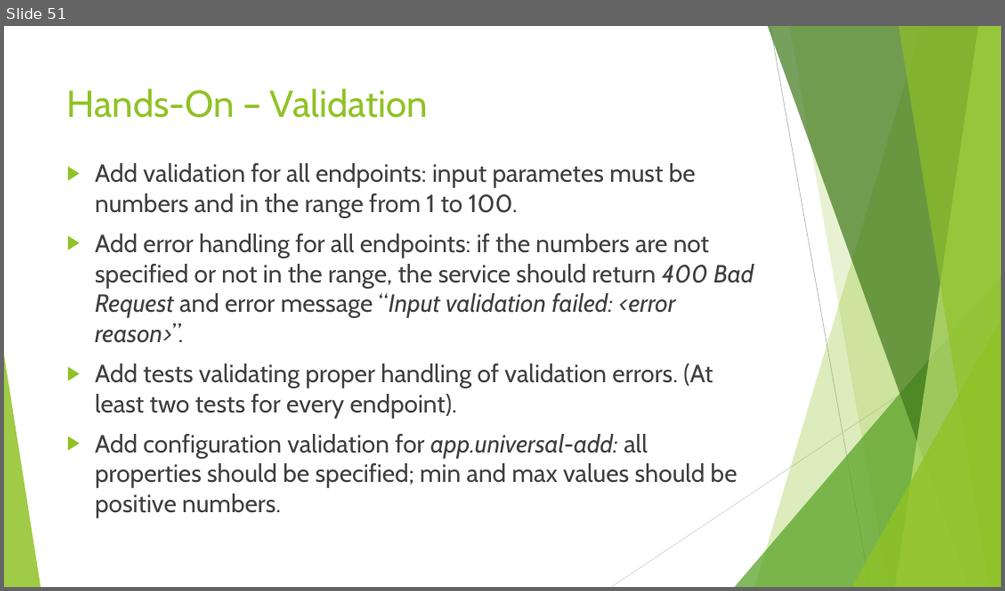
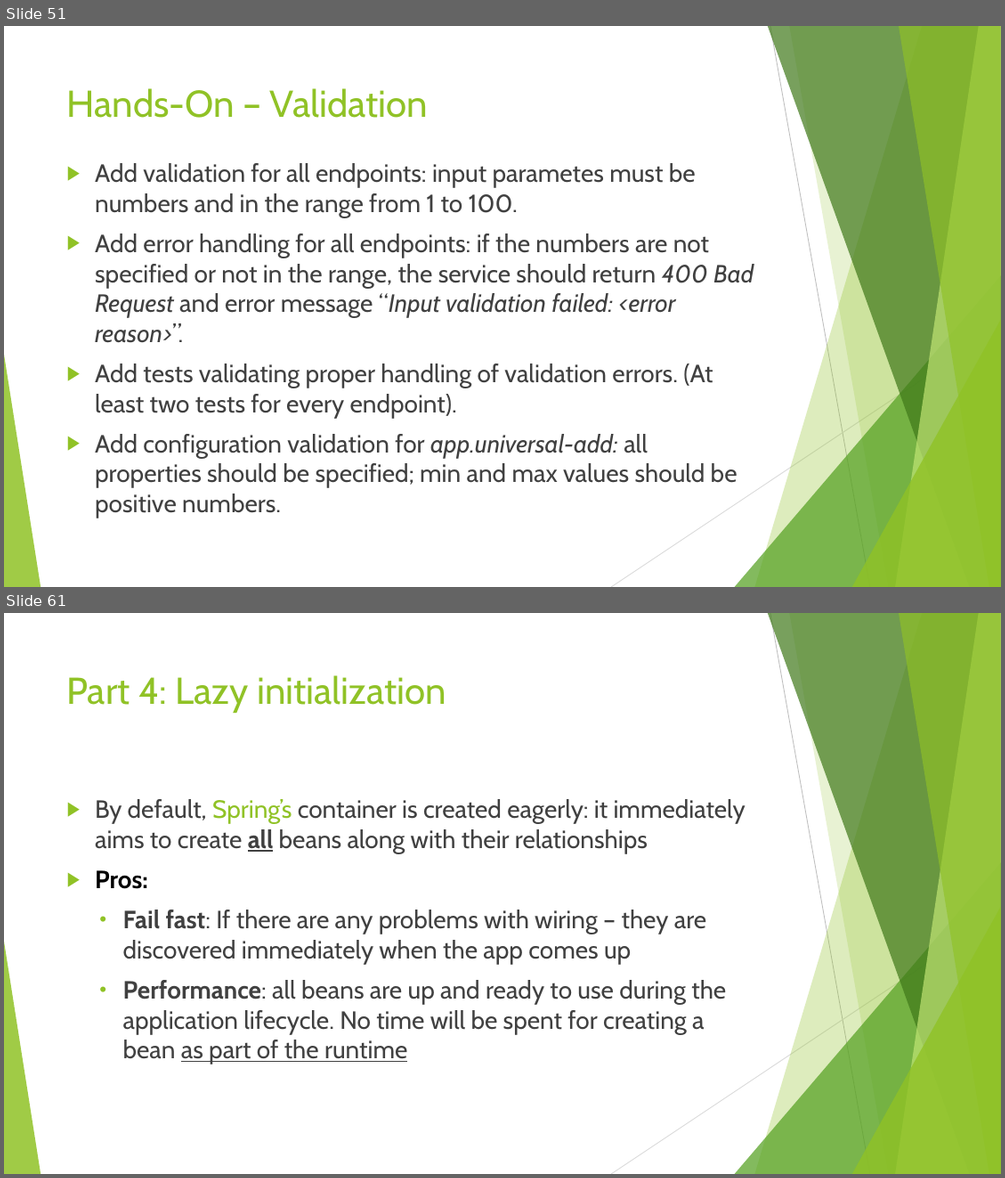
Before and after one commit to idanshal/sb-todo-app-tdp, a slide deck: course_data/presentations/practical_spring_boot_for_tdp_02.pptx. Shown one above the other, each under a label of ours: slide 51 before the commit, slides 51 and 61 after it; the slides between them are not shown. The pictures are 1005x591 and 1005x1178 pixels, drawn with LibreOffice and Linux fonts; fonts in the diff are those of the drawing. Boxes give left, top, right and bottom in pixels: in the first picture for what was removed or moved away, otherwise in the second. Text is boxed around its words. In the diff, an @@ line names an element or a change of style, - is before the commit and + after.

```diff
--- a/course_data/presentations/practical_spring_boot_for_tdp_02.pptx
+++ b/course_data/presentations/practical_spring_boot_for_tdp_02.pptx
@@ slide 61 added at bbox=[4, 613, 1001, 1174], background #FFFFFF; not listed: 10 template elements that a slide beside it also shows @@
@@ title added at bbox=[67, 675, 445, 713], 36 pt, text #90C226 @@
+Part 4: Lazy initialization
@@ text added at bbox=[95, 799, 745, 1064], 24 pt, text #404040 @@
+▶ By default, Spring’s container is created eagerly: it immediately aims to create all beans along with their relationships
+▶ Pros:
+  • Fail fast: If there are any problems with wiring – they are discovered immediately when the app comes up
+  • Performance: all beans are up and ready to use during the application lifecycle. No time will be spent for creating a bean as part of the runtime
```
Also in this commit, not shown: 2 slides changed, 11 other slides added, 3 other files.
